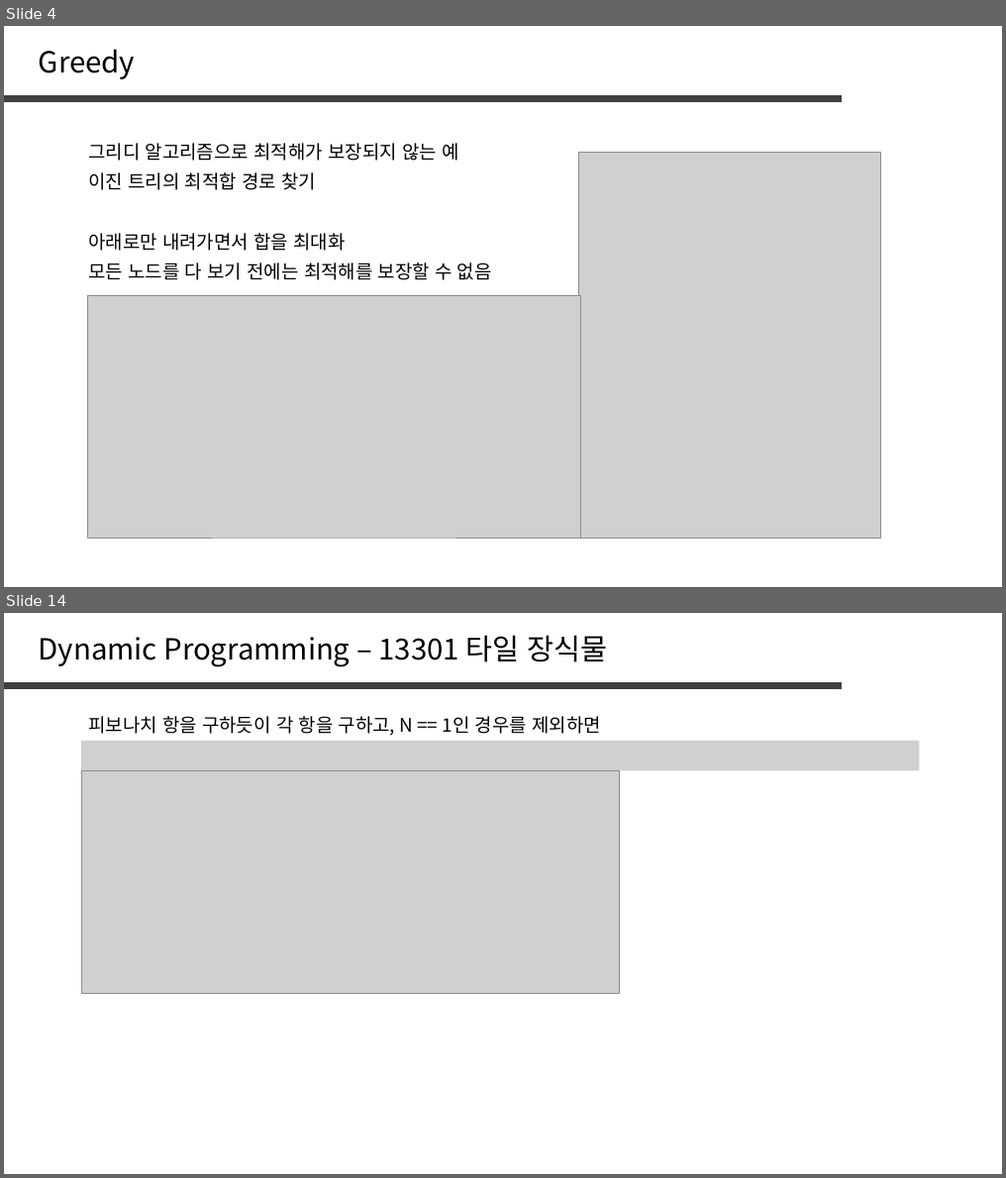
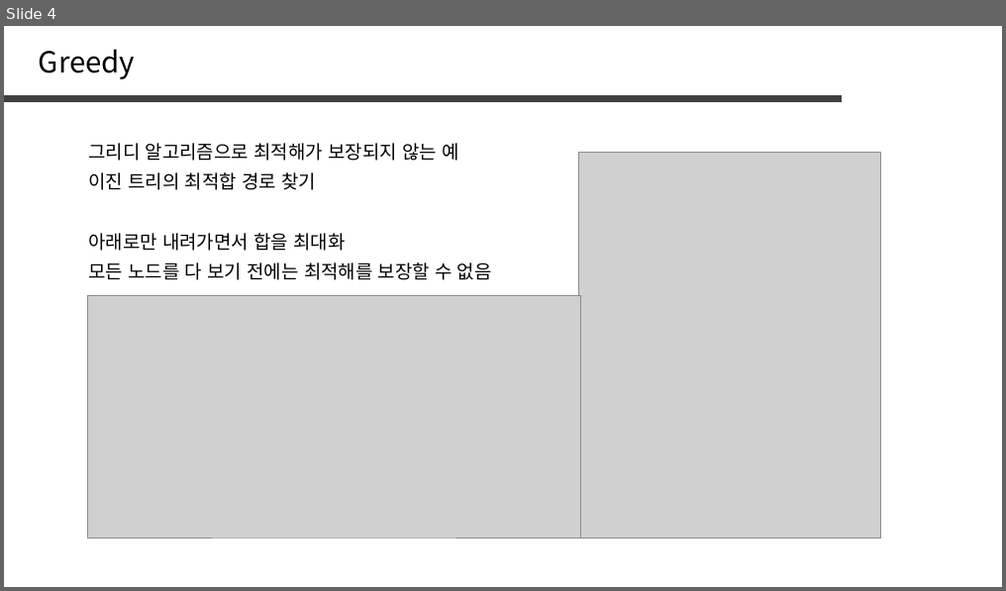
Before and after one commit to jaehoo1/PS-study, a slide deck: study/6_Greedy.pptx. Shown one above the other, each under a label of ours: slides 4 and 14 before the commit, slide 4 after it; the slides between them are not shown. The pictures are 1006x1178 and 1006x591 pixels, drawn with LibreOffice and Linux fonts; fonts in the diff are those of the drawing; grey boxes stand for pictures. Boxes give left, top, right and bottom in pixels: in the first picture for what was removed or moved away, otherwise in the second. Text is boxed around its words. In the diff, an @@ line names an element or a change of style, - is before the commit and + after.

```diff
--- a/study/6_Greedy.pptx
+++ b/study/6_Greedy.pptx
@@ slide 14 removed at [4, 613, 1002, 1174], background #FFFFFF @@
@@ text removed at [39, 635, 608, 667] @@
-Dynamic Programming – 13301 타일 장식물
@@ line removed from (4, 685) to (843, 685) @@
@@ text removed at [88, 716, 601, 736] @@
-피보나치 항을 구하듯이 각 항을 구하고, N == 1인 경우를 제외하면
@@ picture removed at [81, 741, 920, 771] @@
@@ picture removed at [81, 771, 620, 994] @@
```
Also in this commit, not shown: 3 slides changed, 10 slides added, 10 other slides removed.
